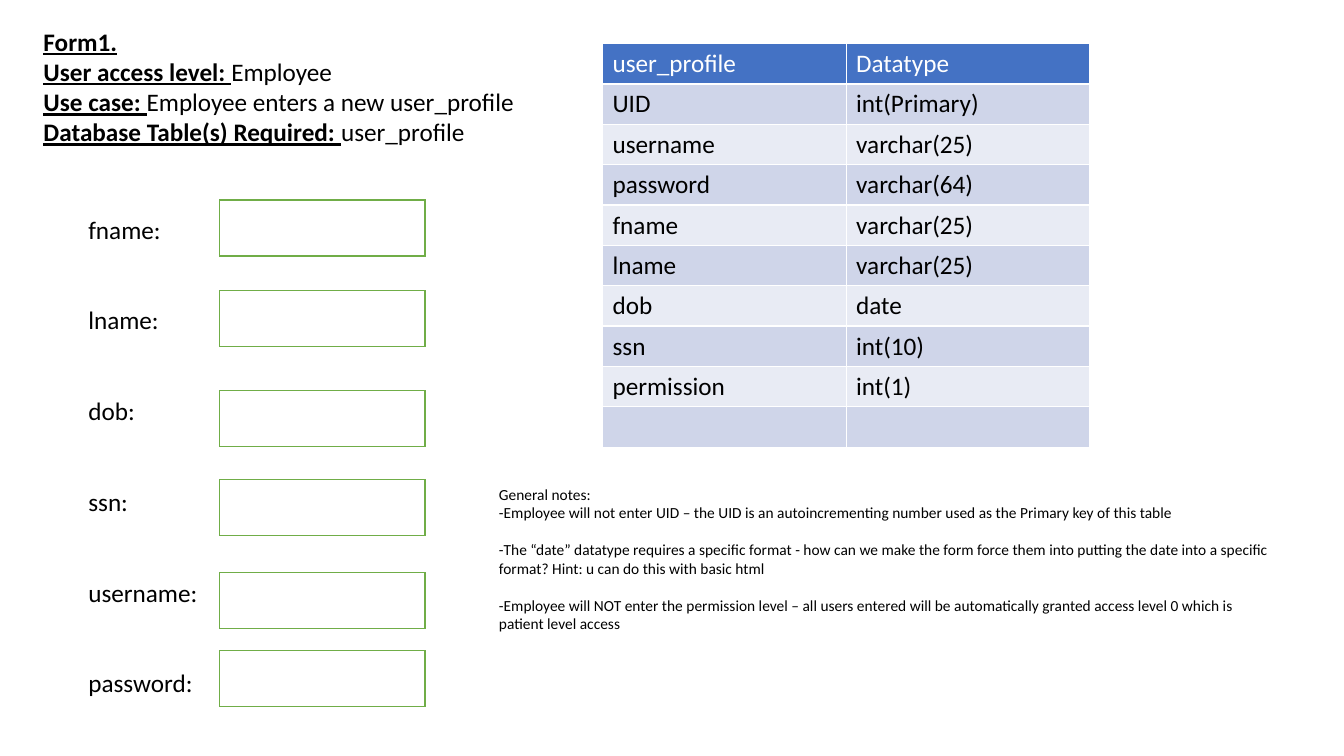
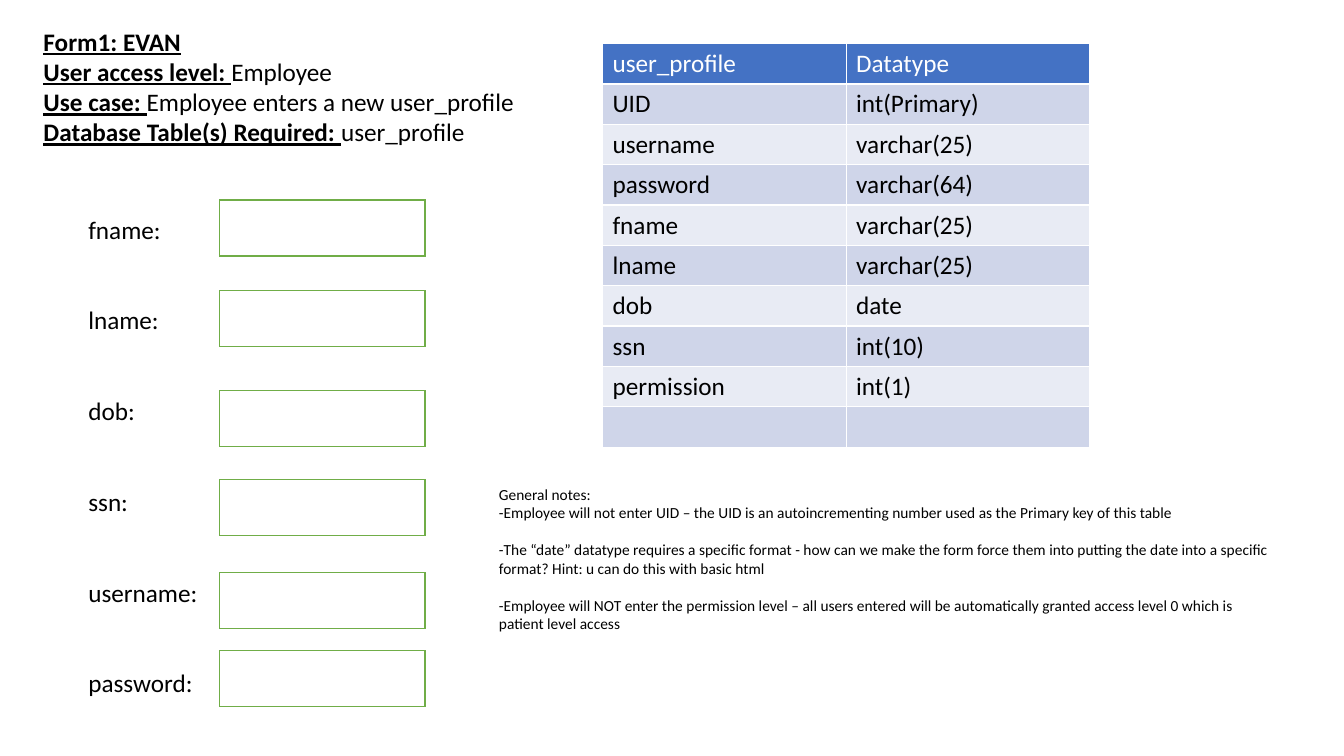
Before and after one commit to evanjam/CovidTestingSite, a slide deck: slide 2 of docs/tables&forms.pptx. Drawn at 1344x756 pixels with LibreOffice and Linux fonts; fonts in the diff are those of the drawing. Boxes give left, top, right and bottom in pixels: in the first picture for what was removed or moved away, otherwise in the second. Text is boxed around its words. In the diff, an @@ line names an element or a change of style, - is before the commit and + after.

Commit message:
evan claiming 2 forms

```diff
--- a/docs/tables&forms.pptx
+++ b/docs/tables&forms.pptx
@@ text at <box>43,34,181,55</box>: text changed @@
-Form1.
+Form1: EVAN
```
Also in this commit, not shown: 1 other slide changed.
